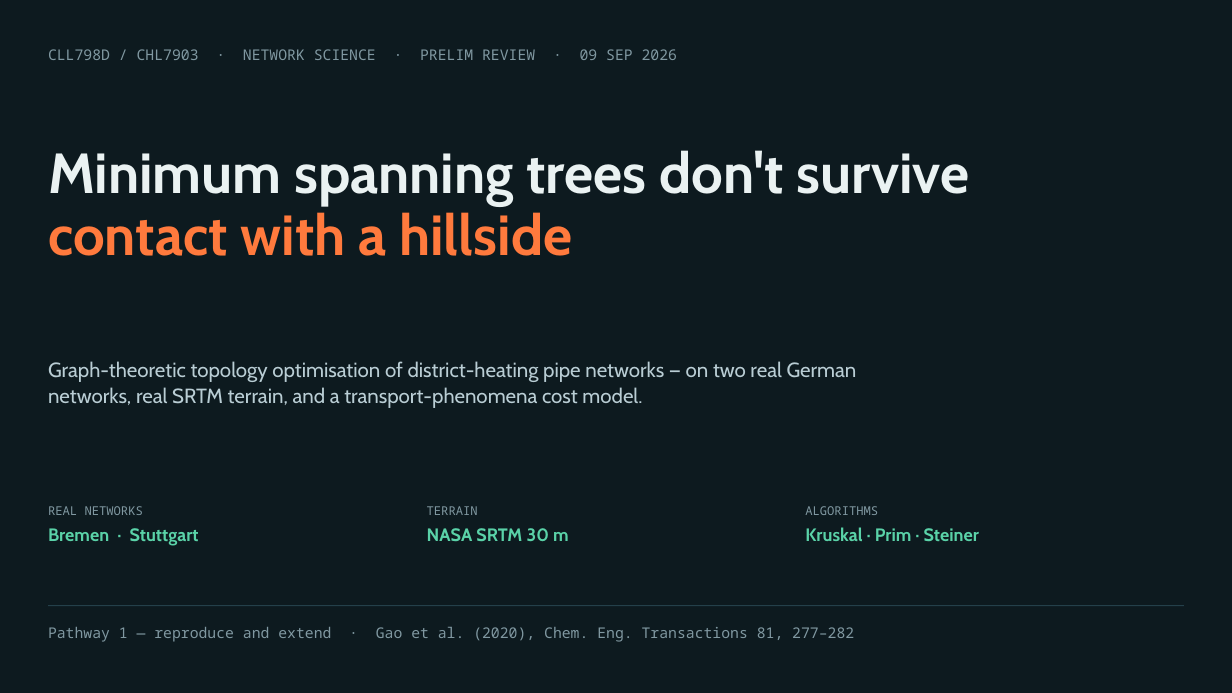
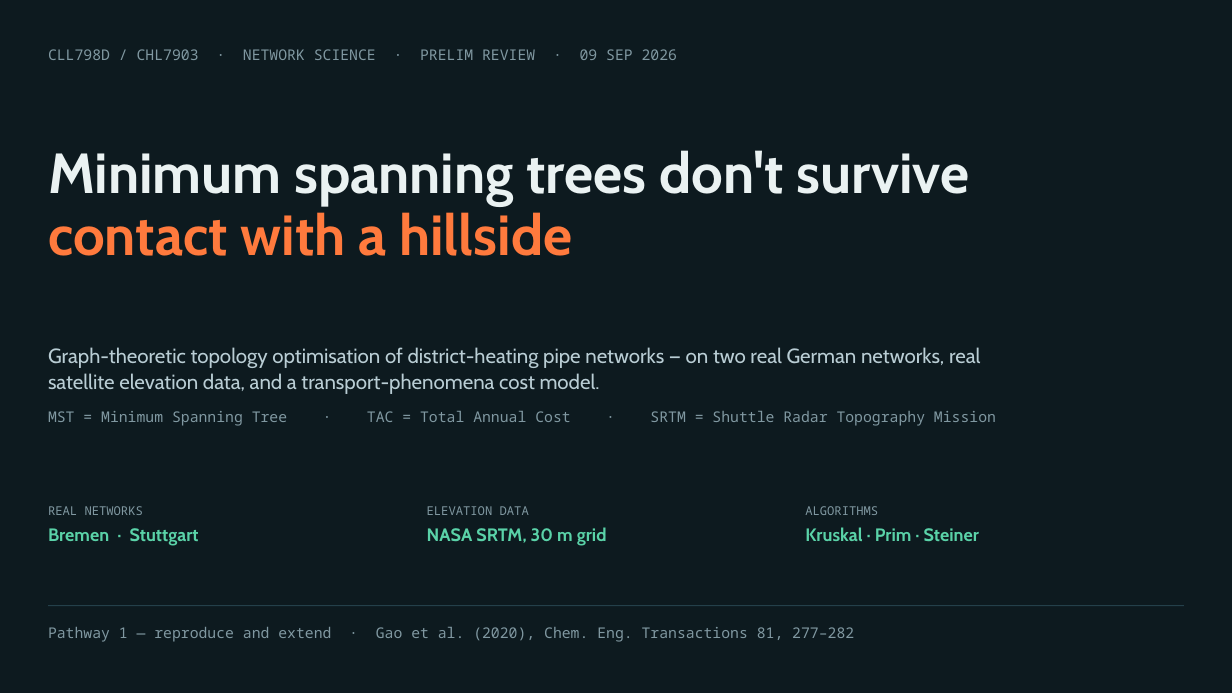
Before and after one commit to uday338/heat-distribution-optimization-using-MST, a slide deck: slide 1 of build/CLL798_prelim_5min.pptx. Drawn at 1232x693 pixels with LibreOffice and Linux fonts; fonts in the diff are those of the drawing. Boxes give left, top, right and bottom in pixels: in the first picture for what was removed or moved away, otherwise in the second. Text is boxed around its words. In the diff, an @@ line names an element or a change of style, - is before the commit and + after.

```diff
--- a/build/CLL798_prelim_5min.pptx
+++ b/build/CLL798_prelim_5min.pptx
@@ text at (x1=48, y1=347, x2=996, y2=426): text changed @@
-Graph-theoretic topology optimisation of district-heating pipe networks — on two real German networks, real SRTM terrain, and a transport-phenomena cost model.
+Graph-theoretic topology optimisation of district-heating pipe networks — on two real German networks, real satellite elevation data, and a transport-phenomena cost model.
+MST = Minimum Spanning Tree · TAC = Total Annual Cost · SRTM = Shuttle Radar Topography Mission
@@ text at (x1=427, y1=506, x2=607, y2=546): text changed @@
-TERRAIN
-NASA SRTM 30 m
+ELEVATION DATA
+NASA SRTM, 30 m grid
```
Also in this commit, not shown: 5 other slides changed, 1 slide added, 1 other file.
